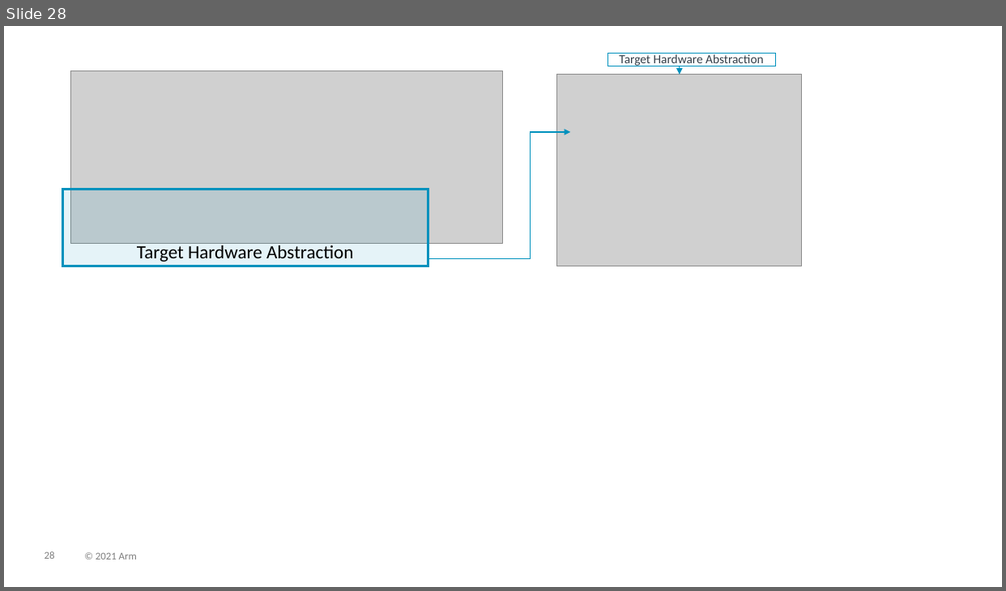
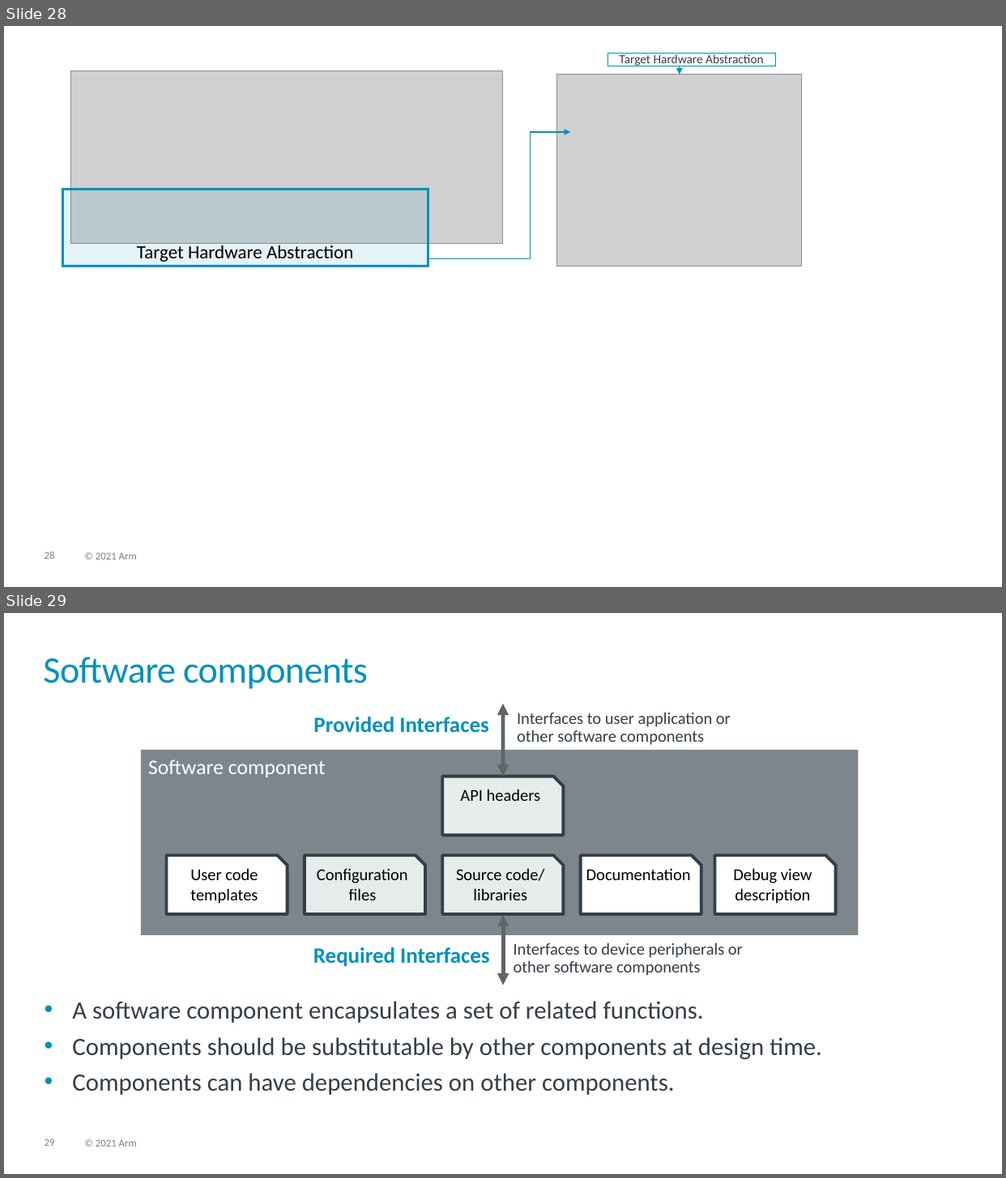
Before and after one commit to Open-CMSIS-Pack/cmsis-toolbox, a slide deck: docs/images/overview.pptx. Shown one above the other, each under a label of ours: slide 28 before the commit, slides 28 and 29 after it. The pictures are 1006x591 and 1006x1178 pixels, drawn with LibreOffice and Linux fonts; fonts in the diff are those of the drawing; grey boxes stand for pictures. Boxes give left, top, right and bottom in pixels: in the first picture for what was removed or moved away, otherwise in the second. Text is boxed around its words. In the diff, an @@ line names an element or a change of style, - is before the commit and + after.

Commit message:
Updated CMSIS-Toolbox documentation (#81)
Added: Create applications from components
Fixed content-map description (#78)
Clarified pack - path:
Corrected Images

---------

```diff
--- a/docs/images/overview.pptx
+++ b/docs/images/overview.pptx
@@ slide 29 added at (4,613,1002,1174), background #FFFFFF; not listed: 2 template elements that a slide beside it also shows @@
@@ title added at (43,657,368,689), 36 pt, text #0091BD @@
+Software components
@@ double arrow added from (503, 776) to (503, 704), #5D6569 3.75 pt @@
@@ text added at (313,717,488,733), 21 pt, text #0091BD, bold @@
+  Provided Interfaces
@@ text added at (517,712,731,745), 16 pt, text #333E48 @@
+Interfaces to user application or
+other software components
@@ rectangle added at (141,750,859,935), fill #7D868C, 20 pt, text #FFFFFF @@
+Software component
@@ snip rect added at (443,776,563,835), fill #E5ECEB, outline #333E48 3 pt, 16 pt, text #000000 @@
+API headers
@@ snip rect added at (167,855,287,914), fill #FFFFFF, outline #333E48 3 pt, 16 pt, text #000000 @@
+User code templates
@@ snip rect added at (305,855,424,914), fill #E5ECEB, outline #333E48 3 pt, 16 pt, text #000000 @@
+Configuration files
@@ snip rect added at (443,855,563,914), fill #E5ECEB, outline #333E48 3 pt, 16 pt, text #000000 @@
+Source code/
+libraries
@@ snip rect added at (581,855,701,914), fill #FFFFFF, outline #333E48 3 pt, 16 pt, text #000000 @@
+Documentation
@@ snip rect added at (715,855,836,914), fill #FFFFFF, outline #333E48 3 pt, 16 pt, text #000000 @@
+Debug view
+description
@@ double arrow added from (503, 985) to (503, 914), #5D6569 3.75 pt @@
@@ text added at (313,948,489,967), 21 pt, text #0091BD, bold @@
+  Required Interfaces
@@ text added at (513,943,743,976), 16 pt, text #333E48 @@
+Interfaces to device peripherals or
+other software components
@@ text added at (72,1001,822,1095), 24 pt, text #333E48 @@
+• A software component encapsulates a set of related functions.
+• Components should be substitutable by other components at design time.
+• Components can have dependencies on other components.
```
Also in this commit, not shown: 2 slides changed, 12 other slides added, 10 other files.
